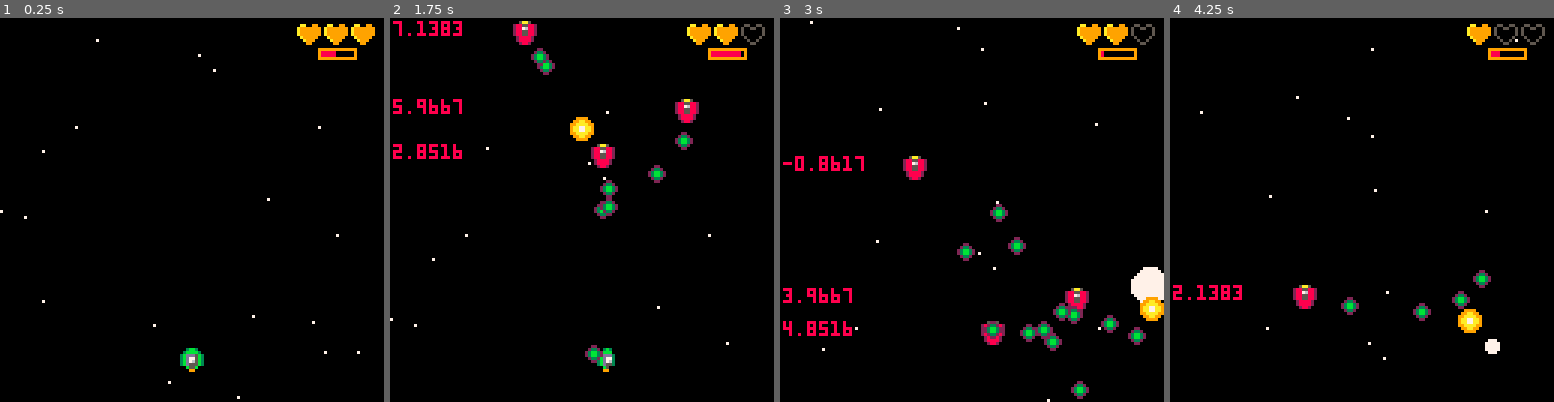
Above: before the commit, frames 1-4 (left to right).
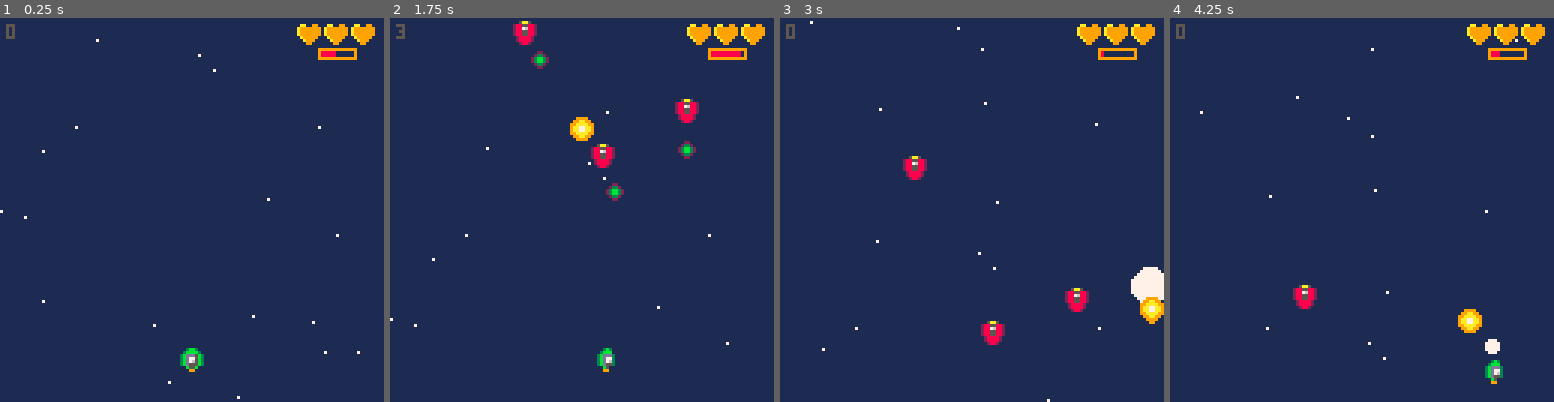
Above: after the commit, the same moments.

Repository: eSuardOdin/my_pico-8_games
Game: PICO-8 cartridge shmup/shmup.p8
Two runs of this game, one before a commit and one after it. Both use one fixed random seed, a clock stepped at 60 frames per second and the inputs below.
Inputs:
- Up to frame 1 (0.25 s): no input
- Up to frame 2 (1.75 s): tap X (X key) at 0.33, 1.07 s; hold Right from 1.6 s (still down)
- Up to frame 3 (3 s): tap X (X key) at 1.85, 2.97 s; release Right at 2.1 s; hold Up 2.15-2.42 s; hold Right from 2.47 s (still down)
- Up to frame 4 (4.25 s): release Right at 3.03 s; hold Left 3.08-3.58 s; hold Down 3.63-3.97 s; hold Right from 4.02 s (still down); tap X (X key) at 4.08 s

The runs differ from the first frame. In frame 1, 99% of the frame differs, in the area x 0-100%, y 0-100%; in frame 2, 98%; in frame 3, 98%; in frame 4, 99%.

Commit message:
WORKING, may need to balance difficulty

Diff:
--- a/shmup/shmup.p8
+++ b/shmup/shmup.p8
@@ -26,7 +26,7 @@
 end
 
 function _draw()
-	cls(0)
+	cls(1)
 	draw_stars()
 	draw_ship()
 	fire_flash()
@@ -37,6 +37,8 @@
 	show_life()
 
 	draw_foes()
+
+	print(#blts,2,2,5)
 end
 
 -->8
@@ -226,6 +228,7 @@
 --enemy functions
 function make_foes()
 	foes={}
+	blts={}
 end
 
 --add enemy
@@ -236,8 +239,7 @@
 			y=-10-rnd(120),
 			spd=1+rnd(0.8),
 			sprite=15,
-			blts={},
-			r=rnd(12,30),
+			r=50,
 			init_r=0,
 			hbox={
 				x1=1,
@@ -263,7 +265,7 @@
 				b={
 				 x=e.x+4,
 				 y=e.y+4,
-				 v=rnd(3)+1,
+				 v=1.5,
 				 ang=atan2(nx,ny),
 				 hbox={
 							x1=1,
@@ -273,7 +275,7 @@
 						},
 					sp=17,
 				}
-				add(e.blts,b)
+				add(blts,b)
 				e.r=e.init_r
 			else
 			--stop()
@@ -288,12 +290,12 @@
 function update_blts()
 	if(#foes!=0)then
 		for f in all(foes)do
-			if(#f.blts!=0)then
-				for b in all(f.blts)do
+			if(#blts!=0)then
+				for b in all(blts)do
 					if(b.x<-8or b.x>136
 						  or b.y<-8 or b.y>136)
 					then
-					 del(f.blts,b)
+					 del(blts,b)
 					else
 					 b.x+=cos(b.ang)*b.v
 					 b.y+=sin(b.ang)*b.v
@@ -319,10 +321,9 @@
 function draw_foes()
 	if(#foes>0)then
 		for e in all(foes) do
-			print(e.r,1,e.y)
 			spr(e.sprite,e.x,e.y)
-			if(#e.blts!=0)then
-				for b in all(e.blts)do
+			if(#blts!=0)then
+				for b in all(blts)do
 					spr(b.sp,b.x,b.y)
 				end
 			end
@@ -346,23 +347,23 @@
 
 function check_foe_collision()
 	if(#foes!=0)then
-	for e in all(foes) do
+		for e in all(foes) do
 			if(collision(ship,e)
 			and ship.inv==0)then
 				ship.life-=1
 				ship.inv=60
 			end
-			--bullet col
-			if(e.blts!=0)then
-					for b in all(e.blts)do
-						if(collision(ship,b)
-						and ship.inv==0)then
-							ship.life-=1
-							ship.inv=60
-				end
-			end
-		end
-	end
+		end
+	end
+--bullet col
+	if(#blts!=0)then
+		for b in all(blts)do
+			if(collision(ship,b)
+				and ship.inv==0)then
+						ship.life-=1
+						ship.inv=60
+			end
+		end
 	end
 end
 
